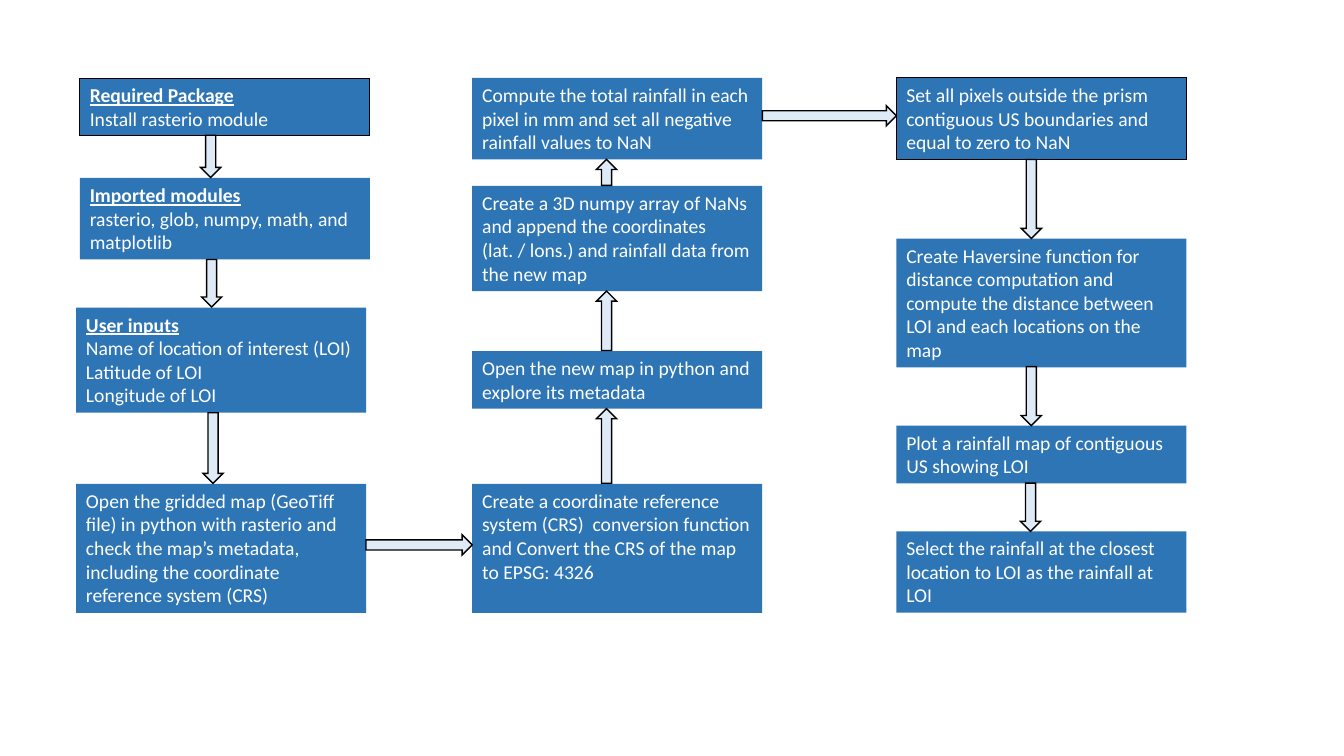
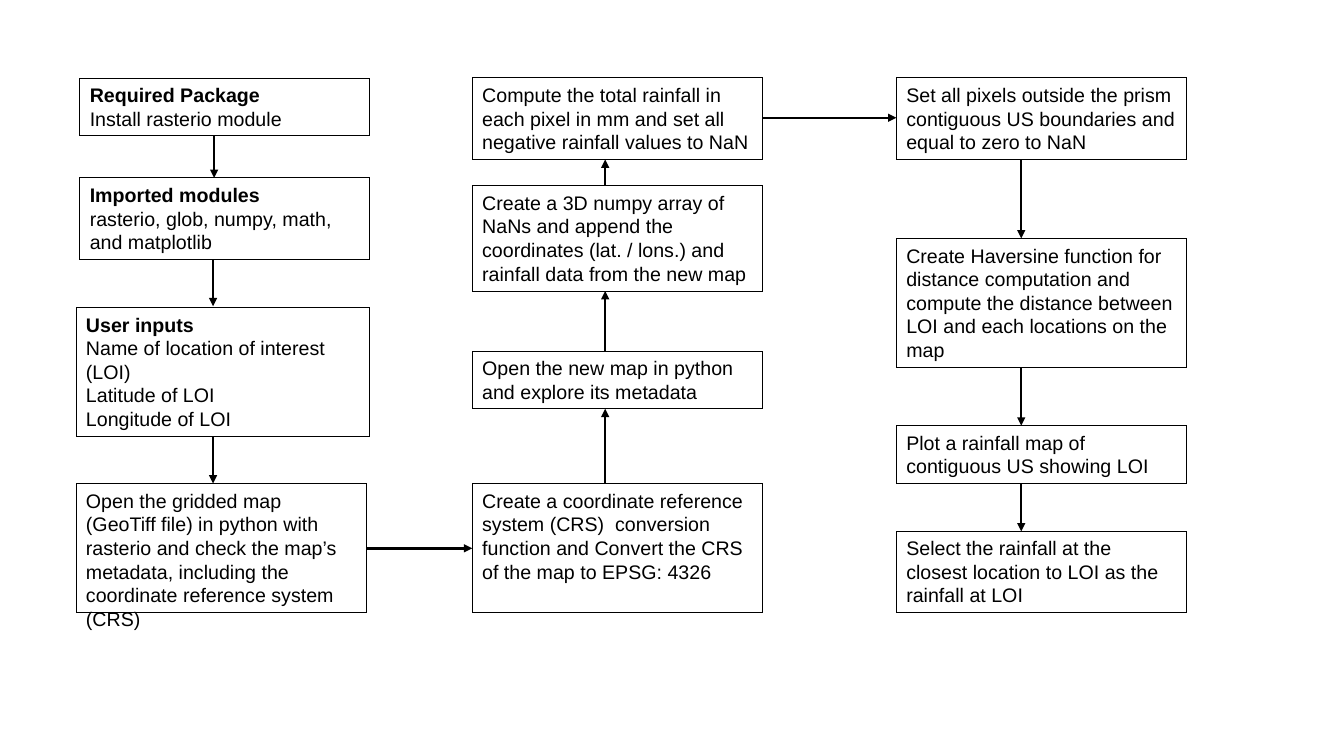
Before and after one commit to parkernath32/semester_project, a slide deck: slide 1 of Miscellaneous_files/Flow_chart.pptx. Drawn at 1344x756 pixels with LibreOffice and Linux fonts; fonts in the diff are those of the drawing. Boxes give left, top, right and bottom in pixels: in the first picture for what was removed or moved away, otherwise in the second. Text is boxed around its words. In the diff, an @@ line names an element or a change of style, - is before the commit and + after.

```diff
--- a/Miscellaneous_files/Flow_chart.pptx
+++ b/Miscellaneous_files/Flow_chart.pptx
@@ rectangle "Required Package" at <box>80,78,370,135</box>: font Calibri to Arial, text colour #FFFFFF to #000000; underline off in "Required Package"; fill #2E75B6 to #FFFFFF @@
@@ rectangle "Set all pixels outside the ..." at <box>896,78,1187,159</box>: font Calibri to Arial, text colour #FFFFFF to #000000; fill #2E75B6 to #FFFFFF @@
@@ arrow added from (762, 118) to (896, 118), #000000 1.75 pt @@
@@ arrow added from (214, 136) to (214, 178), #000000 1.75 pt @@
@@ rectangle "Imported modules" at <box>80,178,370,260</box>: font Calibri to Arial, text colour #FFFFFF to #000000; underline off in "Imported modules"; fill #2E75B6 to #FFFFFF; outline none to #000000 0.75 pt @@
@@ arrow added from (605, 186) to (605, 159), #000000 1.75 pt @@
@@ arrow added from (1021, 159) to (1021, 239), #000000 1.75 pt @@
@@ arrow added from (213, 259) to (213, 307), #000000 1.75 pt @@
@@ arrow added from (605, 351) to (605, 291), #000000 1.75 pt @@
@@ rectangle "User inputs": place and size @@
-rectangle "User inputs" at <box>76,308,366,412</box>
+rectangle "User inputs" at <box>76,308,370,437</box>
@@ rectangle "User inputs" at <box>76,308,370,437</box>: font Calibri to Arial, text colour #FFFFFF to #000000; underline off in "User inputs"; fill #2E75B6 to #FFFFFF; outline none to #000000 0.75 pt @@
@@ font Calibri to Arial, text colour #FFFFFF to #000000; fill #2E75B6 to #FFFFFF; outline none to #000000 0.75 pt in 8 elements at <box>76,484,366,613</box>, <box>473,484,763,613</box>, <box>473,186,763,290</box>, <box>473,78,763,159</box>, <box>896,239,1187,368</box>, <box>896,425,1187,483</box>, <box>896,531,1187,613</box>, <box>473,351,763,408</box> @@
@@ arrow added from (1021, 368) to (1021, 425), #000000 1.75 pt @@
@@ arrow added from (605, 484) to (605, 409), #000000 1.75 pt @@
@@ arrow added from (213, 437) to (213, 484), #000000 1.75 pt @@
@@ group removed at <box>201,105,1042,555</box>: 11 down arrows @@
@@ arrow added from (1021, 484) to (1021, 531), #000000 1.75 pt @@
@@ arrow added from (366, 548) to (473, 548), #000000 1.75 pt @@
```
Also in this commit, not shown: 1 other file.
